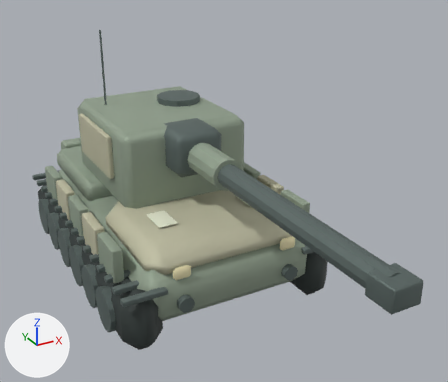
Before and after pictures for a commit that changed the Blender file assets/artillery.blend.
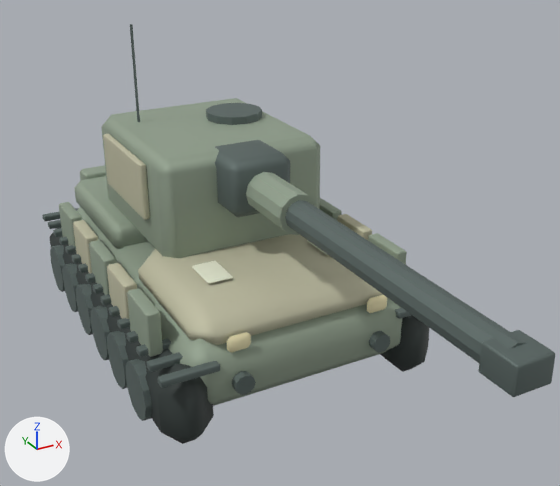
The first picture shows the older version from a 50 mm lens placed at (-3.38, -7.9, 4.88), pointed at (0.18, -1.43, 1.64). The close-ups show the older and then the newer version on the part from 0% to 95% of the width and 3% to 100% of the height of that picture. Only the edits that show in the close-ups are written down. Lighting does not change. The marker at lower left points along +X, +Y and +Z.

Objects in the first close-up: 'Chassis', 'TurretArmor'.
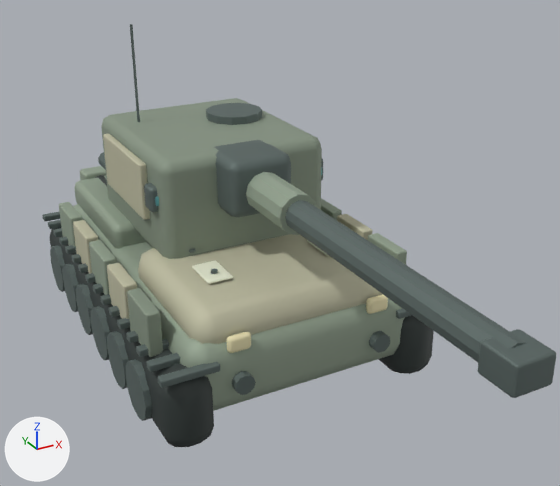
Diff of the bpy script that builds the scene:
```diff
--- a/assets/artillery.blend.py
+++ b/assets/artillery.blend.py
@@ mat_artillery_weathered_panel_0_82 @@
+mat_artillery_weathered_panel_0_82 = principled_material('artillery weathered panel 0.82')
+mat_artillery_weathered_panel_0_82.base_color = (0.262, 0.32, 0.246)  # grey #8c9988
+mat_artillery_weathered_panel_0_82.metallic = 0.22
+mat_artillery_weathered_panel_0_82.roughness = 0.68
@@ me_cube_088 @@
 # used by ob_chassis; location = (0.0, 0.0, 0.7)
-me_cube_088.from_pydata(...)  # 1992 vertices, 1846 faces; spans x -1.57..1.57, y -2.21..2.32, z -0.64..0.7
+me_cube_088.from_pydata(...)  # 4256 vertices, 3790 faces; spans x -1.57..1.57, y -2.21..2.32, z -0.64..1.01
+# me_cube_088 part 1: a new loose piece, a 10-sided cylinder along y spanning x -0.8..-0.6, y 1.19..1.91, z 0.79..1.01, in mat_steel (grey #697673)
+# me_cube_088 part 2: a new loose piece, a 12-sided cylinder along y spanning x -0.9..-0.64, y 1.5..2.14, z 0.4..0.66, in mat_rubber (dark grey #323a38)
+# me_cube_088 part 3: 1824 vertices added at x -1.53..1.53, y -2.17..2.3, z -0.58..0.69
+# other edits to the shape of me_cube_088 do not show in these pictures
 me_cube_088.materials.append(mat_armor)
@@ me_cube_088 @@
 me_cube_088.materials.append(mat_markings)
+me_cube_088.materials.append(mat_artillery_weathered_panel_0_82)  # grey #8c9988
@@ me_cube_143 @@
 # used by ob_turretarmor; parent = ob_turret; location = (0.0, 0.25, 1.8)
-me_cube_143.from_pydata(...)  # 252 vertices, 232 faces; spans x -1.0..1.0, y -5.12..1.05, z -0.57..1.64
+me_cube_143.from_pydata(...)  # 868 vertices, 806 faces; spans x -1.0..1.0, y -5.12..1.05, z -0.57..1.64
+# me_cube_143 part 4: a new loose piece of 56 vertices spanning x -1.0..-0.76, y -0.9..-0.69, z 0.02..0.29, in mat_steel (grey #697673)
+# me_cube_143 part 5: 192 vertices added at x -0.99..0.99, y -1.37..1.01, z -0.54..0.55
+# me_cube_143 part 6: 32 vertices added at x -0.16..0.16, y -5.12..-4.78, z 0.13..0.37
+# me_cube_143 part 7: 6 faces spanning x -0.93..0.93, y -1.05..1.05, z -0.57..0.57 switch from mat_armor (grey #99a895) to mat_artillery_weathered_panel_0_82 (grey #8c9988)
+# other edits to the shape of me_cube_143 do not show in these pictures
 me_cube_143.materials.append(mat_sand_plates)
```

Changed parts and their boxes (x1, y1, x2, y2) in the close-ups (560 x 486 px):
'Chassis', reshaped: before (42, 165, 429, 444); after (42, 152, 434, 447)
'TurretArmor', reshaped: before (101, 24, 555, 397); after (101, 24, 556, 398)
part 1 of me_cube_088, added (mostly hidden): after (98, 152, 106, 170)
part 2 of me_cube_088, added (mostly hidden): after (95, 175, 107, 186)
part 3 of me_cube_088, added: after (43, 169, 434, 447)
part 4 of me_cube_143, added: after (144, 183, 158, 212)
part 5 of me_cube_143, added: after (101, 98, 322, 259)
part 6 of me_cube_143, added: after (478, 329, 556, 398)
part 7 of me_cube_143, edited (looks the same): (101, 98, 316, 258) in both
